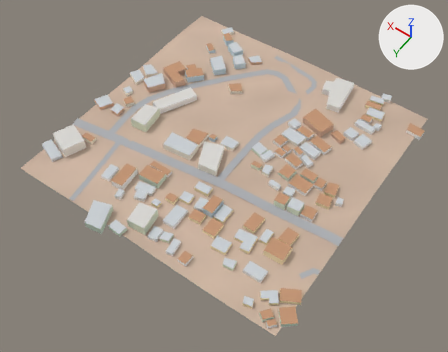
One commit to the glTF model city/lo/t_12_-3.glb: the scene before it, then after it.
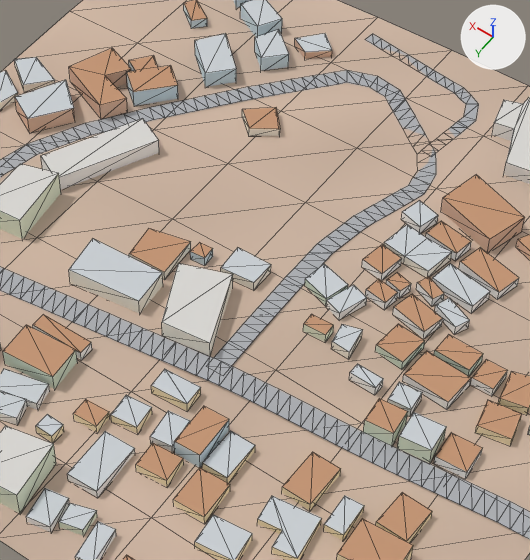
Old and new are each drawn whole from a 50 mm lens placed at (2997.0, -344.0, 418.0), pointed at (3190.0, -615.0, -7.0) and again close up on the part from 31% to 75% of the width and 12% to 72% of the height. Every picture has the same lights, and +X, +Y and +Z are marked at upper right. The last two pictures show the newer version. The close-ups show mesh edges as thin lines. Vertices at exactly the same position are counted once.

Names of what the first close-up shows: 'Lo'.
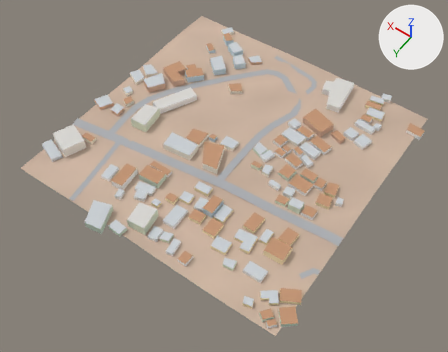
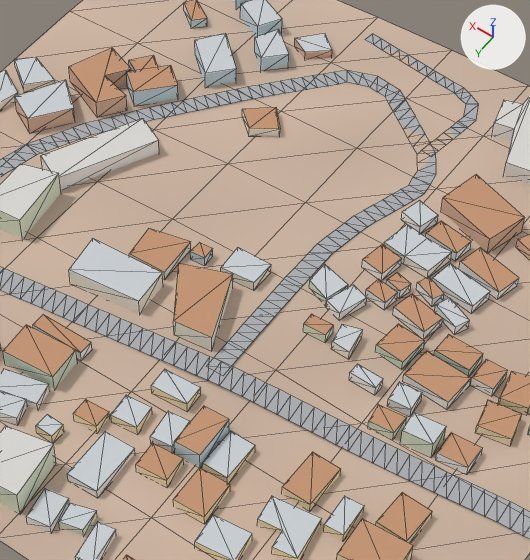
Location of each change, [x1, y1, x2, y2] in pixels of the close-ups (530 x 560 px; the box of a moved part takes in the faces that stretch with it):
part 1 of me_lo, moved or reshaped: before [363, 398, 408, 446]; after [368, 404, 407, 439]
part 2 of me_lo, moved or reshaped: before [398, 412, 482, 479]; after [401, 412, 482, 474]
part 3 of me_lo, moved or reshaped: before [162, 275, 233, 356]; after [173, 274, 233, 351]
part 4 of me_lo, moved or reshaped: before [69, 67, 128, 119]; after [69, 48, 127, 117]
part 5 of me_lo, moved or reshaped: before [305, 264, 326, 305]; after [309, 264, 326, 305]
part 6 of me_lo, recoloured (light grey to brown): before [162, 263, 233, 343]; after [173, 263, 232, 337]

The change, as a list of edits to the scene's bpy script:
```text
Change me_lo:
    where me_lo.from_pydata(...)  # 1329 vertices, 1590 faces; spans x 3064.0..3332.0, y -772.0..-501.0, z 4.0..17.0
    used by ob_lo; location = (0.0, 0.0, 0.0)
    before: 430 (3100.0, -609.0, 5.0) at pixel (465, 479), 431 (3100.0, -609.0, 9.0) at pixel (466, 472), 1014 (3112.0, -608.0, 5.0) at pixel (429, 464), 1015 (3112.0, -608.0, 12.0) at pixel (431, 450)
    me_lo part 1: the loose piece of 8 vertices spanning x 3124.0..3135.0, y -616.0..-605.0, z 5.0..13.0 is scaled about its middle by (0.936, 0.745, 0.549), then moved by (0.0, -1.0, -2.0)
    me_lo part 2
    add for i in [430, 431, 1014, 1015]: me_lo.vertices[i].co += Vector((1.0, -2.0, 0.0))
    me_lo.vertices[428].co: (3111.0, -608.0, 5.0) -> (3111.0, -610.0, 5.0)  # pixel (433, 463) -> pixel (435, 460)
    me_lo.vertices[429].co: (3111.0, -608.0, 9.0) -> (3111.0, -610.0, 9.0)  # pixel (435, 456) -> pixel (436, 452)
    me_lo.vertices[1012].co: (3122.0, -607.0, 5.0) -> (3123.0, -609.0, 5.0)  # not seen -> pixel (400, 443)
    me_lo.vertices[1013].co: (3122.0, -607.0, 12.0) -> (3123.0, -609.0, 13.0)  # pixel (399, 435) -> pixel (402, 430)
    me_lo part 3
    me_lo.vertices[536].co: (3188.0, -601.0, 8.0) -> (3189.0, -603.0, 8.0)  # pixel (210, 357) -> pixel (211, 351)
    me_lo.vertices[539].co: (3188.0, -601.0, 15.0) -> (3189.0, -603.0, 15.0)  # pixel (209, 343) -> pixel (211, 337)
    me_lo.vertices[542].co: (3205.0, -599.0, 8.0) -> (3202.0, -601.0, 8.0)  # pixel (162, 336) -> pixel (174, 335)
    me_lo.vertices[543].co: (3205.0, -599.0, 15.0) -> (3202.0, -601.0, 15.0)  # pixel (161, 322) -> pixel (173, 321)
    me_lo part 4
    me_lo.vertices[704].co: (3277.0, -674.0, 6.0) -> (3278.0, -675.0, 6.0)  # pixel (127, 112) -> pixel (127, 110)
    me_lo.vertices[707].co: (3277.0, -674.0, 13.0) -> (3278.0, -675.0, 13.0)  # pixel (126, 98) -> pixel (126, 95)
    me_lo.vertices[714].co: (3283.0, -666.0, 6.0) -> (3284.0, -666.0, 6.0)  # pixel (101, 119) -> pixel (97, 117)
    me_lo.vertices[715].co: (3283.0, -666.0, 13.0) -> (3284.0, -666.0, 13.0)  # pixel (99, 105) -> pixel (96, 102)
    me_lo part 5
    me_lo.vertices[1084].co: (3180.0, -642.0, 8.0) -> (3178.0, -642.0, 8.0)
    me_lo.vertices[1085].co: (3180.0, -642.0, 12.0) -> (3178.0, -642.0, 12.0)  # pixel (305, 278) -> pixel (309, 280)
    me_lo part 6: 2 kept faces spanning x 3189.0..3215.0, y -628.0..-601.0, z 15.0 get new vertex colours; the middle colour goes from light grey #dad8d4 to brown #c49573
```
